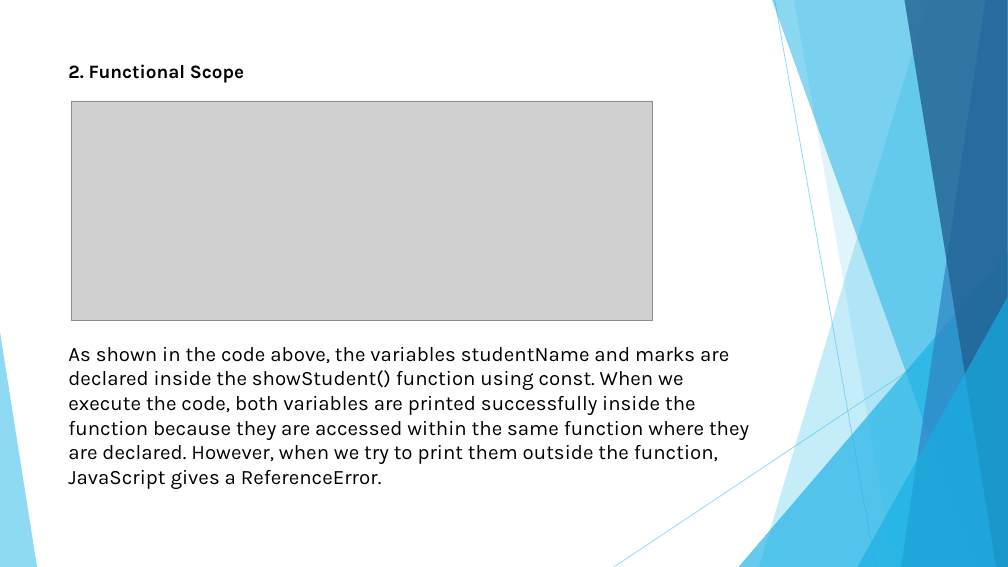
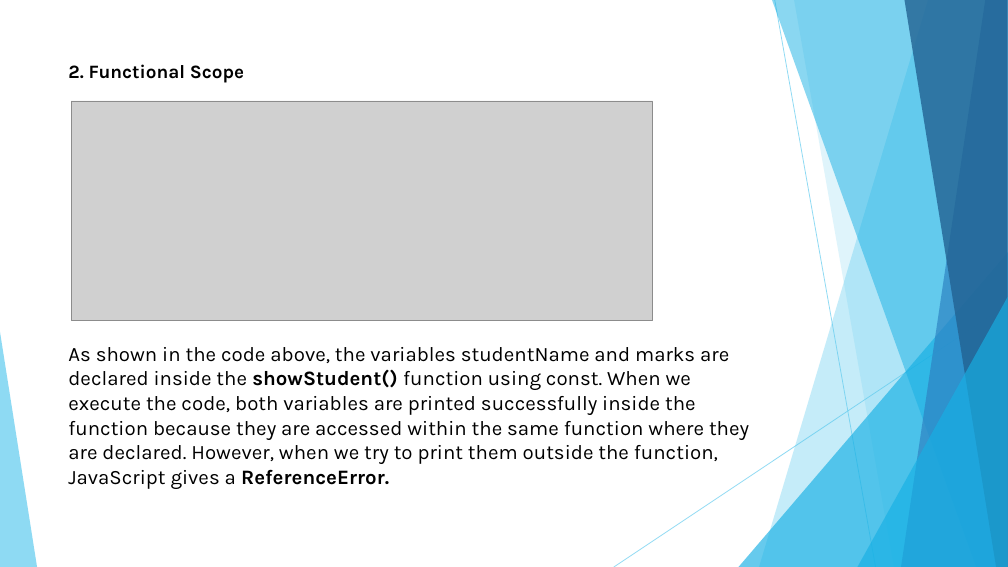
Before and after one commit to romaisa-99/Internship, a slide deck: slide 16 of Day 7/Scope and Its types.pptx. Drawn at 1008x567 pixels with LibreOffice and Linux fonts; fonts in the diff are those of the drawing; grey boxes stand for pictures. Boxes give left, top, right and bottom in pixels: in the first picture for what was removed or moved away, otherwise in the second. Text is boxed around its words. In the diff, an @@ line names an element or a change of style, - is before the commit and + after.

```diff
--- a/Day 7/Scope and Its types.pptx
+++ b/Day 7/Scope and Its types.pptx
@@ text "As shown in the code ..." at box(68, 347, 749, 489): bold on in "showStudent() ReferenceError." @@
```
Also in this commit, not shown: 5 other slides changed, 1 slide added, 6 other files.
